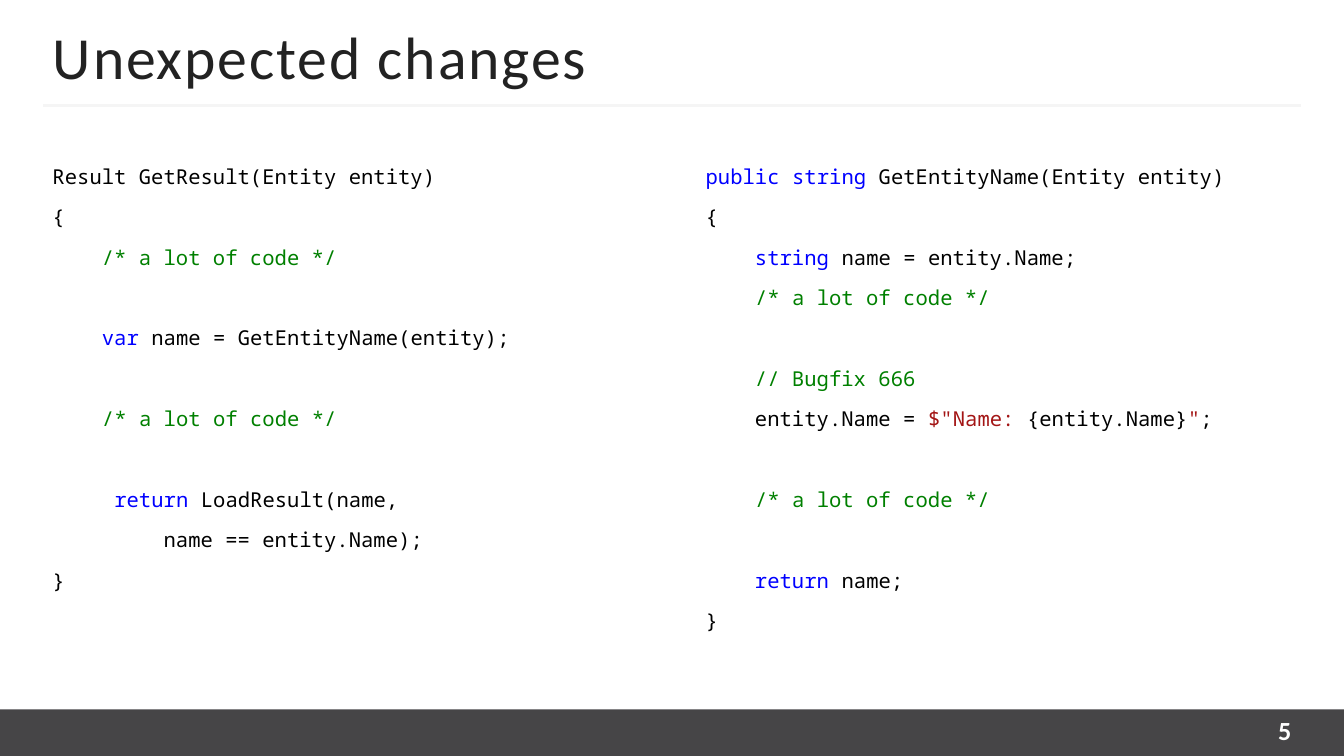
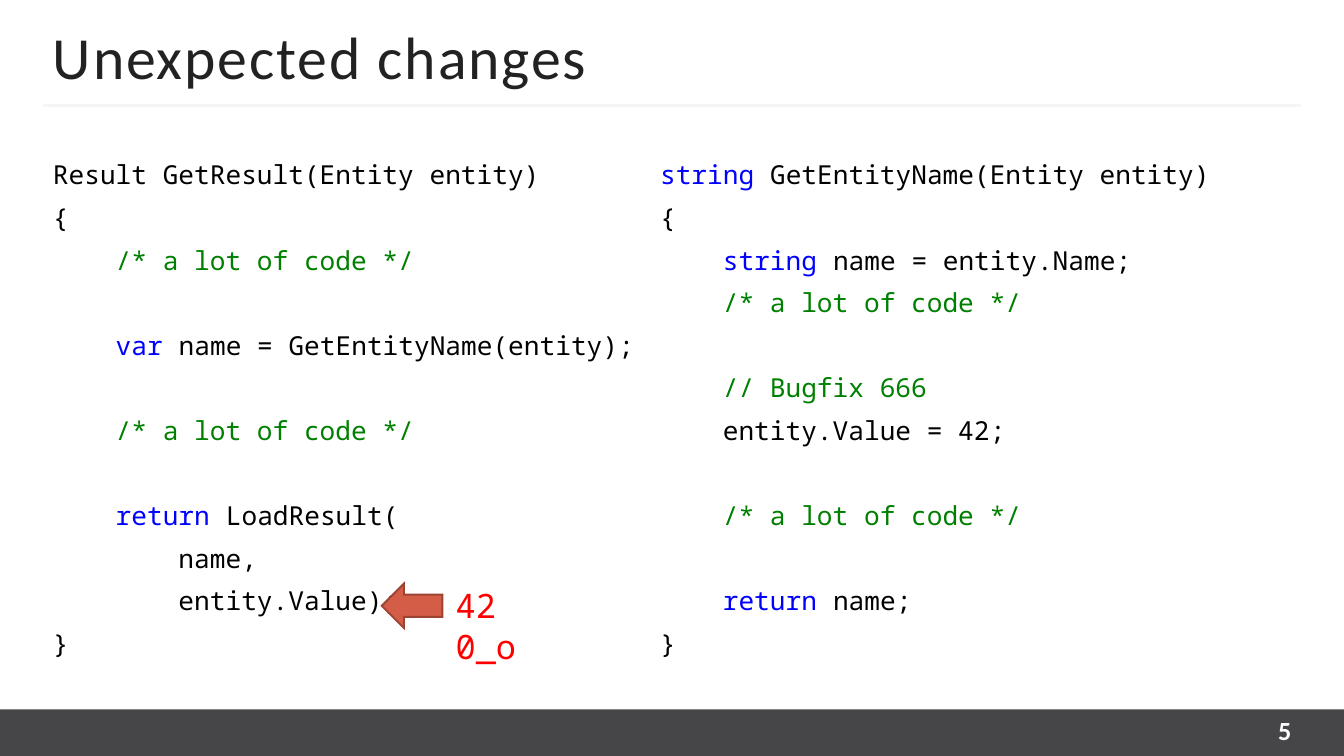
Before and after one commit to kugushev/presentations, a slide deck: slide 5 of Presentation Subbotnik.pptx. Drawn at 1344x756 pixels with LibreOffice and Linux fonts; fonts in the diff are those of the drawing; background and template pictures are left out. Boxes give left, top, right and bottom in pixels: in the first picture for what was removed or moved away, otherwise in the second. Text is boxed around its words. In the diff, an @@ line names an element or a change of style, - is before the commit and + after.

Commit message:
update presentation

```diff
--- a/Presentation Subbotnik.pptx
+++ b/Presentation Subbotnik.pptx
@@ text at (53,164,634,441): size 11 to 14 pt in "Result GetResult(Entity entity)", "{", "/* a lot of code */", "var name = GetEntityName(entity);" and 2 more places; line spacing 16pt to 1 @@
@@ text at (660,164,1210,191): text changed; size 11 to 14 pt @@
-public string GetEntityName(Entity entity)
+string GetEntityName(Entity entity)
@@ text "string GetEntityName(Entity entity)": place and size @@
-text "string GetEntityName(Entity entity)" at (706,168,1224,591)
+text "string GetEntityName(Entity entity)" at (660,164,1210,614)
@@ text at (723,250,1131,614): size 11 to 14 pt in "{", "string name = entity.Name;", "/* a lot of code */", "// Bugfix 666" and 3 more places; line spacing 16pt to 1 @@
@@ text at (723,420,1005,447): text changed; size 11 to 14 pt @@
-entity.Name = $"Name: {entity.Name}";
+entity.Value = 42;
@@ text at (116,505,399,618): text changed; size 11 to 14 pt @@
-return LoadResult(name,
-name == entity.Name);
+return LoadResult(
+name,
+entity.Value);
@@ right arrow added at (382,583,442,628), fill #D35D47, outline #9C4535 1 pt @@
@@ text added at (456,593,516,665), 18 pt, text #FF0000 @@
+42 0_o
```
Also in this commit, not shown: 36 other slides changed, 5 other files.
